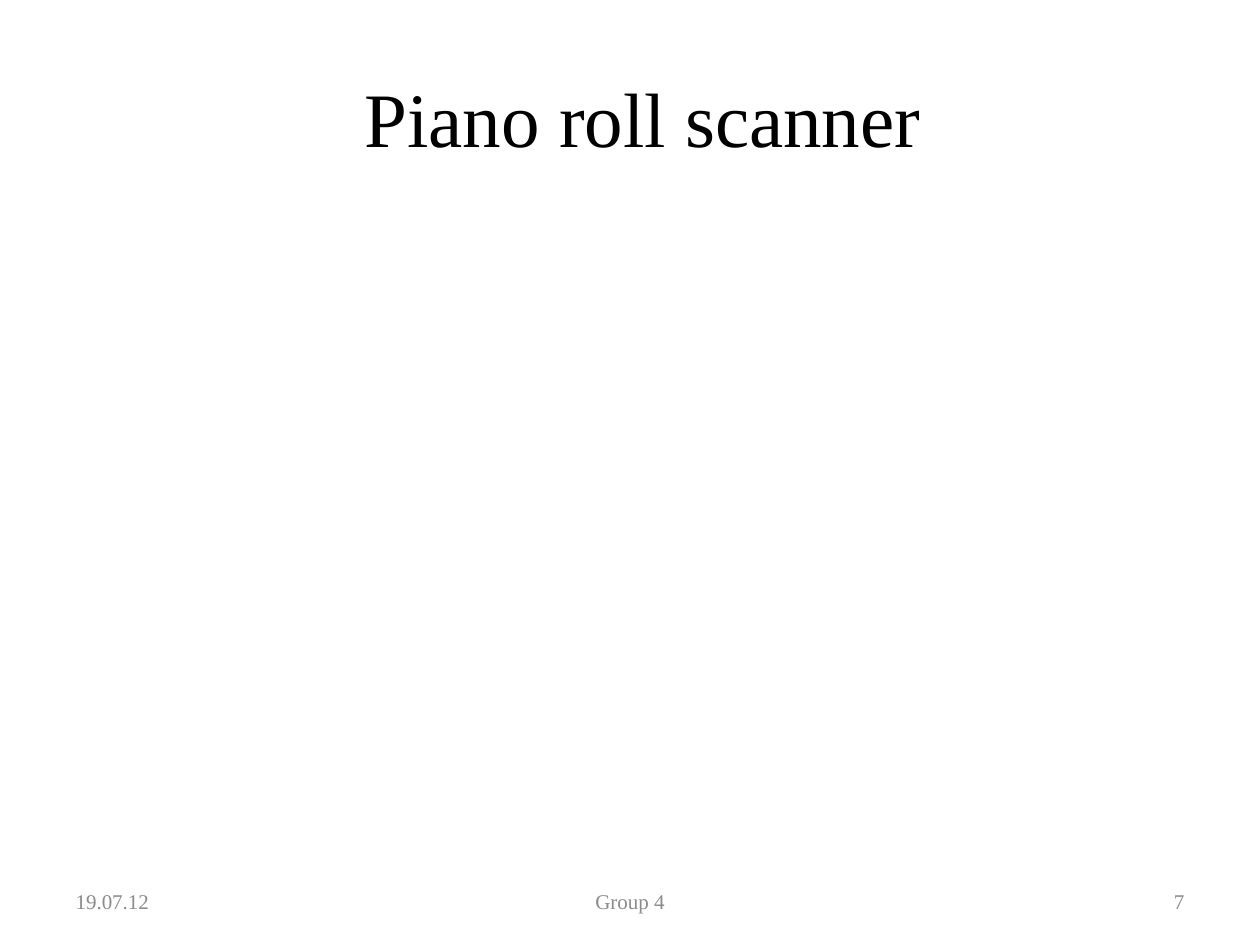
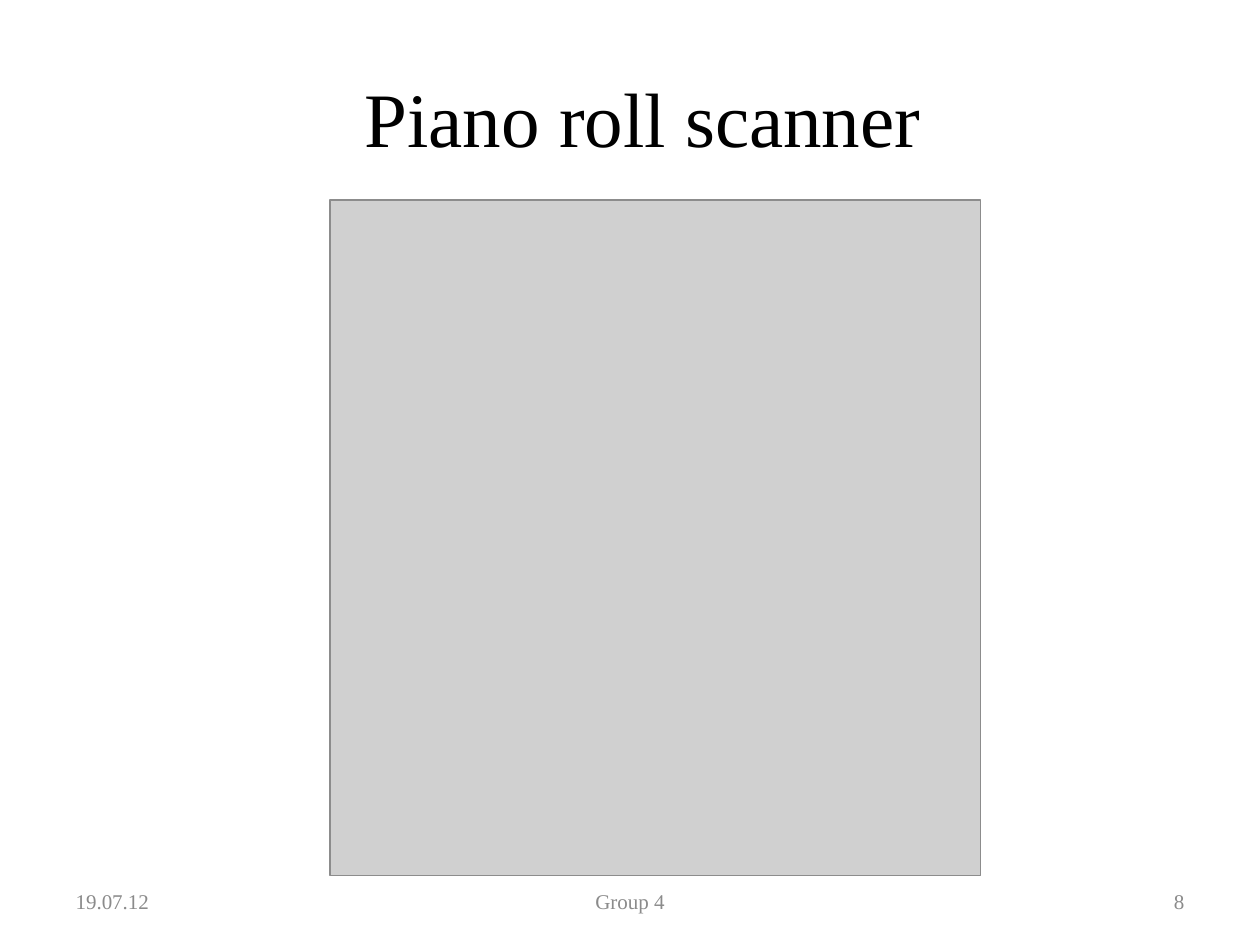
Before and after one commit to zugerisa/2012-Summer-School-Group-4, a slide deck: slide 8 of GlobalSeminarUSA/vortrag/final/final_presentation.pptx (slide 7 before the commit). Drawn at 1260x945 pixels with LibreOffice and Linux fonts; fonts in the diff are those of the drawing; grey boxes stand for pictures; background and template pictures are left out. Boxes give left, top, right and bottom in pixels: in the first picture for what was removed or moved away, otherwise in the second. Text is boxed around its words. In the diff, an @@ line names an element or a change of style, - is before the commit and + after.

```diff
--- a/GlobalSeminarUSA/vortrag/final/final_presentation.pptx
+++ b/GlobalSeminarUSA/vortrag/final/final_presentation.pptx
@@ picture added at [330, 200, 980, 876] @@
@@ page number at [1174, 895, 1184, 909]: text changed @@
-7
+8
```
Also in this commit, not shown: 6 other slides changed, 8 slides added, 1 other file.
